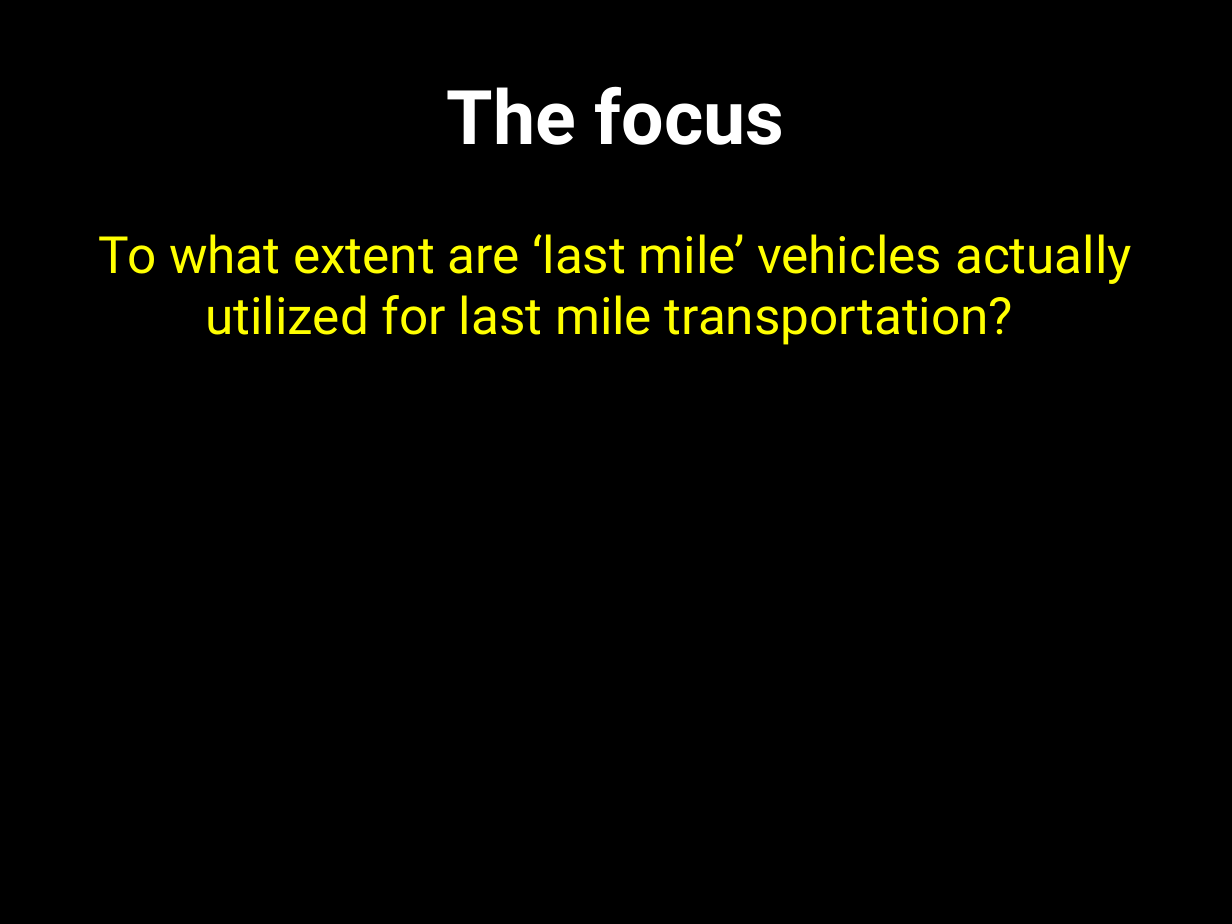
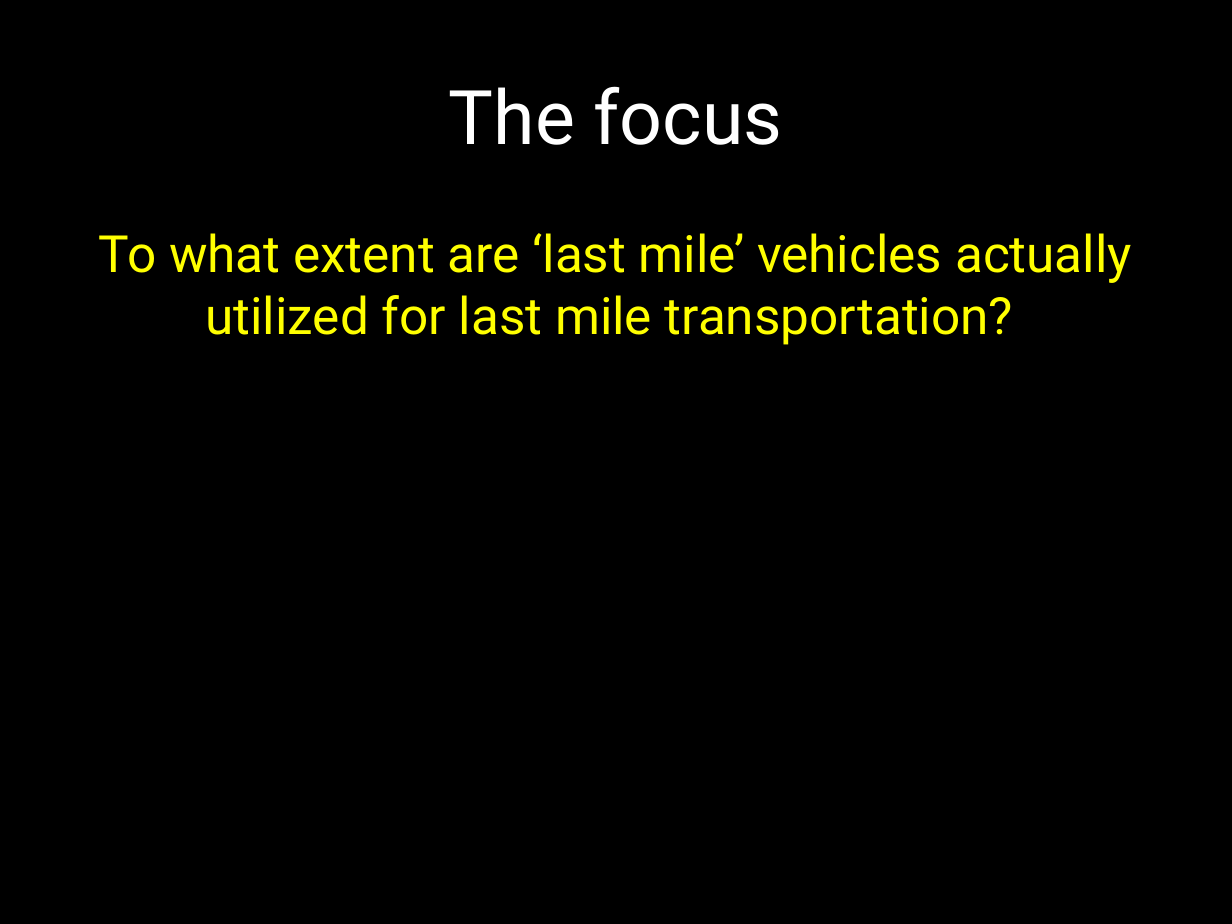
Before and after one commit to Colorado-Data-Analytics-Challenge/GeneralAssembly, a slide deck: slide 4 of GeneralAssembly_Last Mile Denver Smart Data Analytics.pptx. Drawn at 1232x924 pixels with LibreOffice and Linux fonts; fonts in the diff are those of the drawing. Boxes give left, top, right and bottom in pixels: in the first picture for what was removed or moved away, otherwise in the second. Text is boxed around its words. In the diff, an @@ line names an element or a change of style, - is before the commit and + after.

```diff
--- a/GeneralAssembly_Last Mile Denver Smart Data Analytics.pptx
+++ b/GeneralAssembly_Last Mile Denver Smart Data Analytics.pptx
@@ title "The focus" at <box>449,86,783,145</box>: bold off @@
```
Also in this commit, not shown: 9 other slides changed, 1 slide removed.
